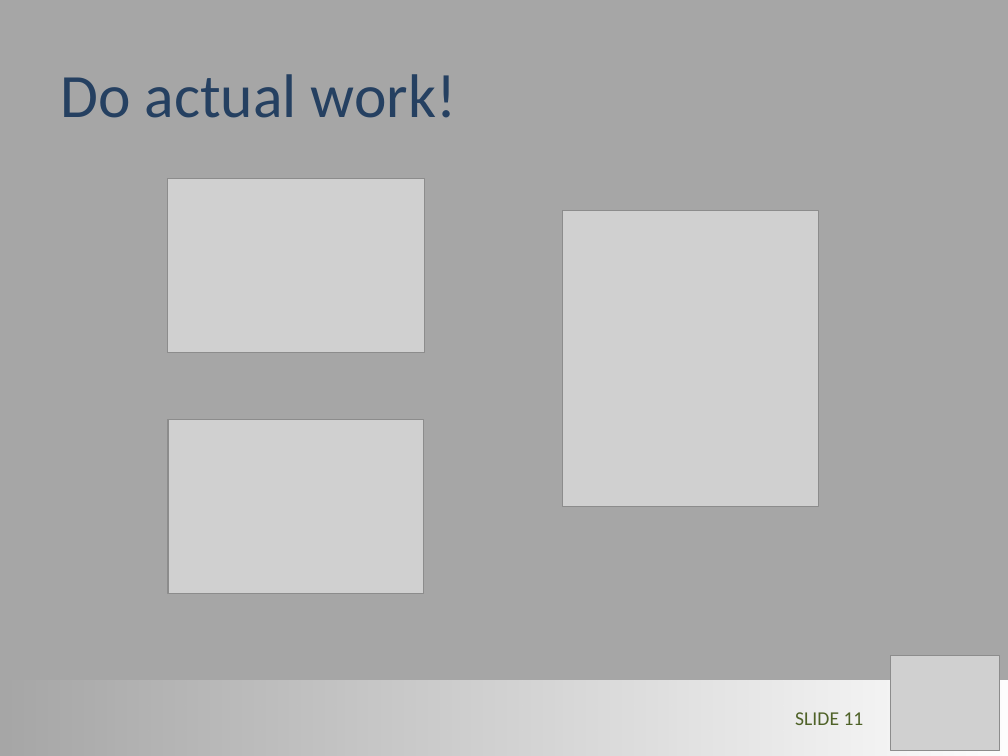
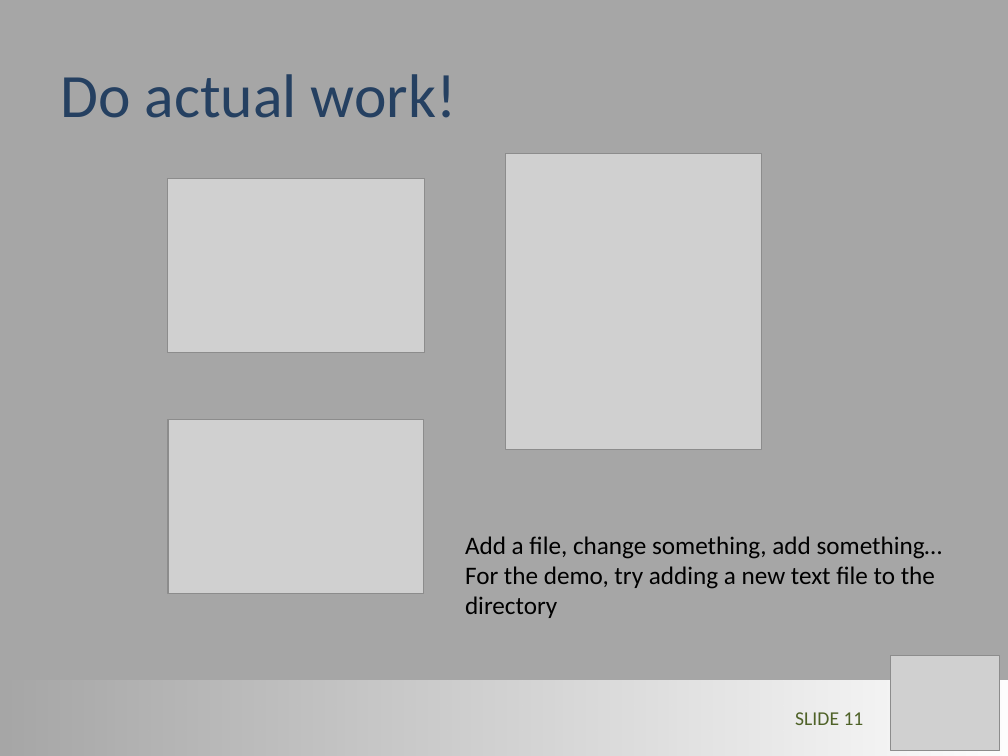
Before and after one commit to LimnoTech/Forum-GitHub, a slide deck: slide 11 of GitHub_Steve.pptx. Drawn at 1008x756 pixels with LibreOffice and Linux fonts; fonts in the diff are those of the drawing; grey boxes stand for pictures. Boxes give left, top, right and bottom in pixels: in the first picture for what was removed or moved away, otherwise in the second. Text is boxed around its words. In the diff, an @@ line names an element or a change of style, - is before the commit and + after.

```diff
--- a/GitHub_Steve.pptx
+++ b/GitHub_Steve.pptx
@@ picture: place and size @@
-picture at (562,211,818,507)
+picture at (506,153,762,450)
@@ text added at (465,536,943,618), 18 pt, text #000000 @@
+Add a file, change something, add something…
+For the demo, try adding a new text file to the directory
```
Also in this commit, not shown: 2 other slides changed, 4 slides added.
